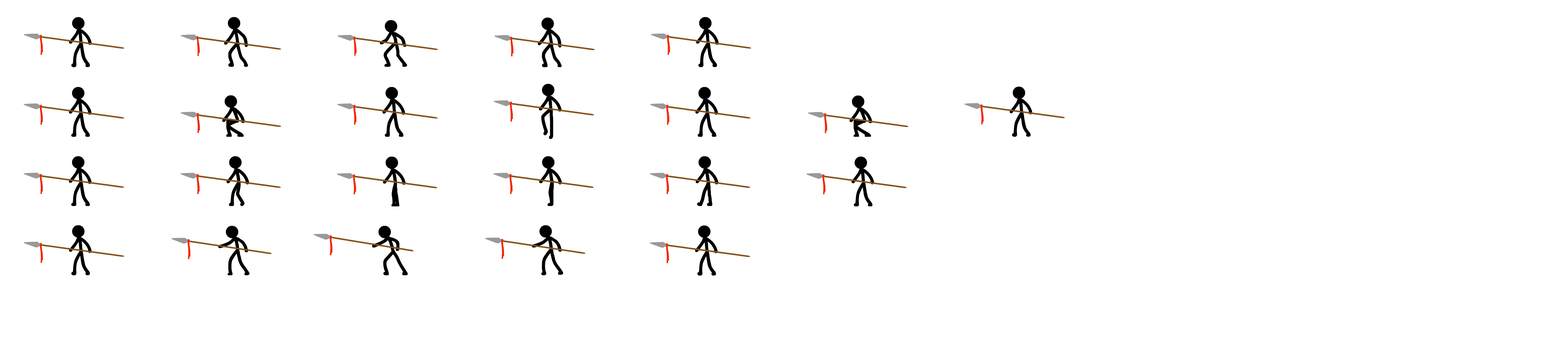
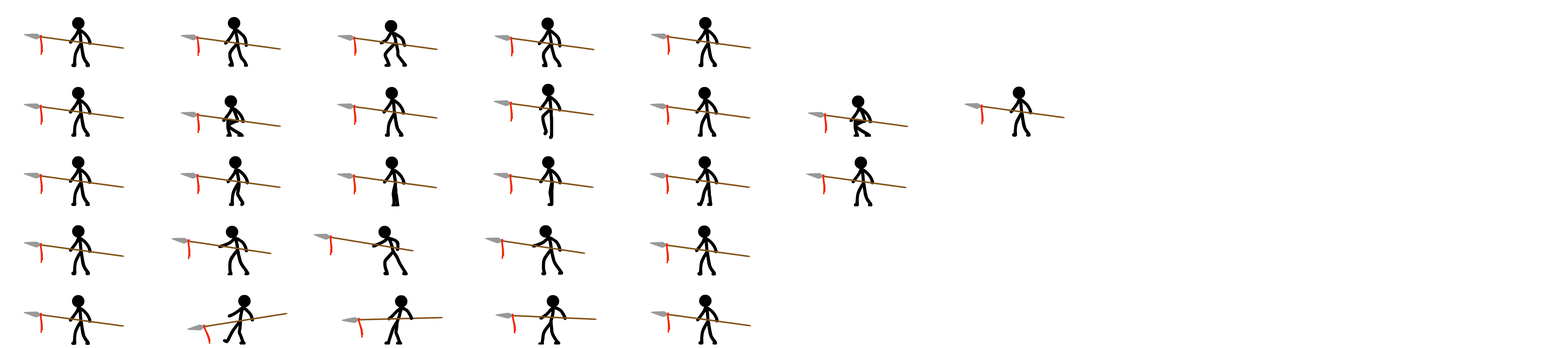
Layer changes from the first 1568 x 348 image to the second:
added layer "spear_being_hit5" in group "Render" over left=650, top=295, right=752, bottom=345
added layer "spear_being_hit4" in group "Render" over left=495, top=295, right=597, bottom=345
added layer "spear_being_hit3" in group "Render" over left=341, top=295, right=444, bottom=345
added layer "spear_being_hit2" in group "Render" over left=186, top=295, right=288, bottom=345
added layer "spear_being_hit1" in group "Render" over left=23, top=295, right=125, bottom=346
